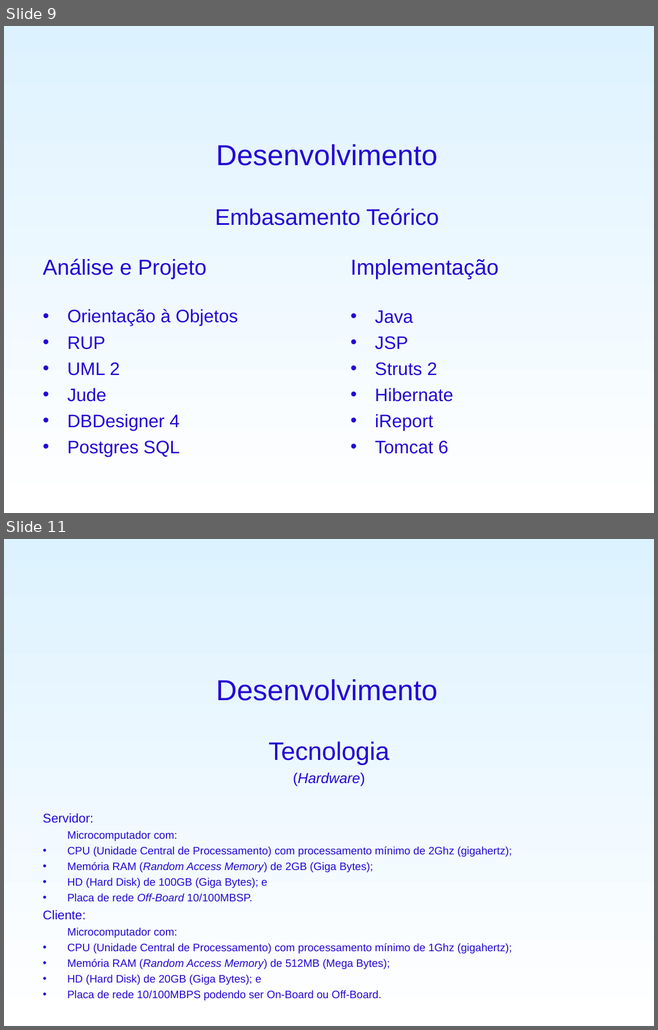
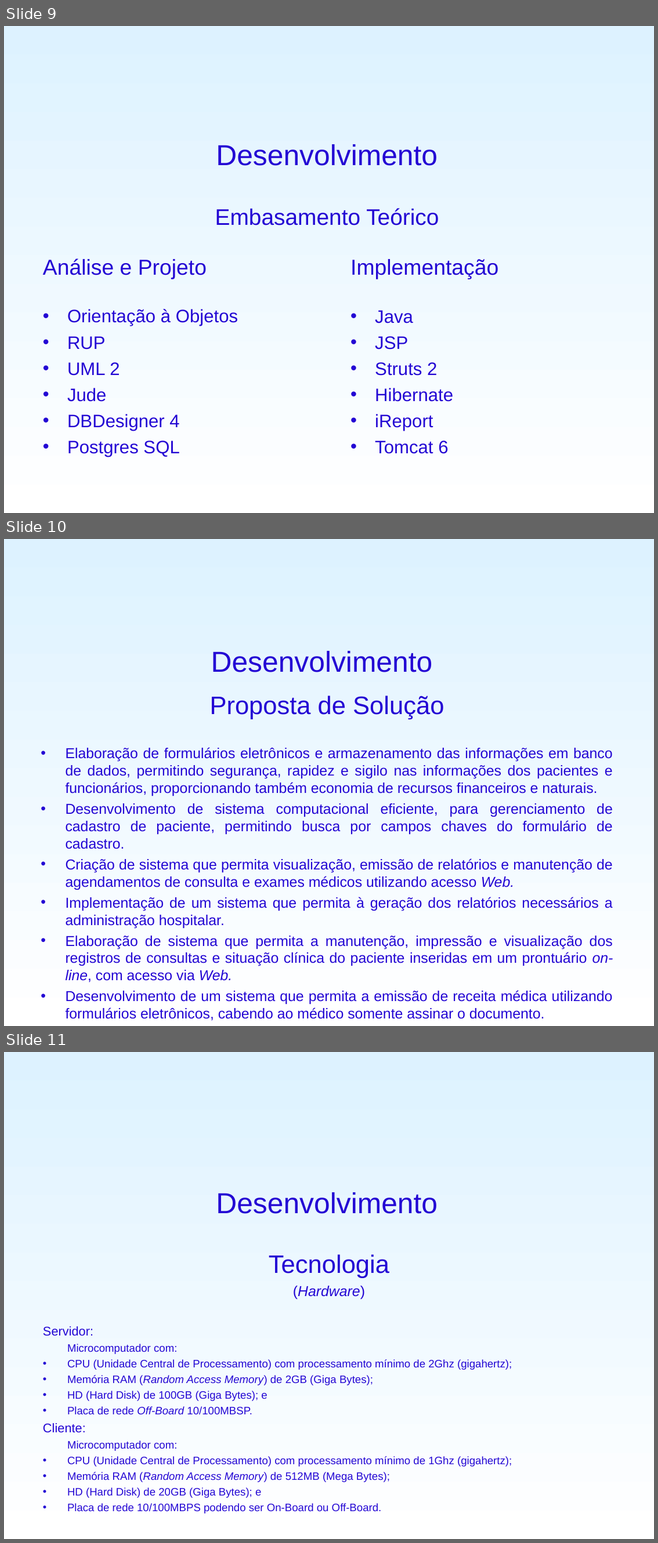
Before and after one commit to fygarciaj/spammichelangelo, a slide deck: SisPAM/PreProjeto/ApresentaçãoTCC.ppt. Shown one above the other, each under a label of ours: slides 9 and 11 before the commit, slides 9, 10 and 11 after it; the slides between them are not shown. The pictures are 658x1030 and 658x1543 pixels, drawn with LibreOffice and Linux fonts; fonts in the diff are those of the drawing; background and template pictures are left out. Boxes give left, top, right and bottom in pixels: in the first picture for what was removed or moved away, otherwise in the second. Text is boxed around its words. In the diff, an @@ line names an element or a change of style, - is before the commit and + after.

```diff
--- a/SisPAM/PreProjeto/ApresentaçãoTCC.ppt
+++ b/SisPAM/PreProjeto/ApresentaçãoTCC.ppt
@@ slide 10 added at [4,539,654,1026], background gradient #DDF2FF to #FFFFFF @@
@@ title added at [211,651,433,672], 32 pt, text #2306D4 @@
+Desenvolvimento
@@ text added at [65,696,613,1020], 16 pt, text #2306D4 @@
+Proposta de Solução
+• Elaboração de formulários eletrônicos e armazenamento das informações em banco de dados, permitindo segurança, rapidez e sigilo nas informações dos pacientes e funcionários, proporcionando também economia de recursos financeiros e naturais.
+• Desenvolvimento de sistema computacional eficiente, para gerenciamento de cadastro de paciente, permitindo busca por campos chaves do formulário de cadastro.
+• Criação de sistema que permita visualização, emissão de relatórios e manutenção de agendamentos de consulta e exames médicos utilizando acesso Web.
+• Implementação de um sistema que permita à geração dos relatórios necessários a administração hospitalar.
+• Elaboração de sistema que permita a manutenção, impressão e visualização dos registros de consultas e situação clínica do paciente inseridas em um prontuário on-line, com acesso via Web.
+• Desenvolvimento de um sistema que permita a emissão de receita médica utilizando formulários eletrônicos, cabendo ao médico somente assinar o documento.
```
Also in this commit, not shown: 1 slide changed, 1 other slide added, 1 slide removed, 2 other files.
